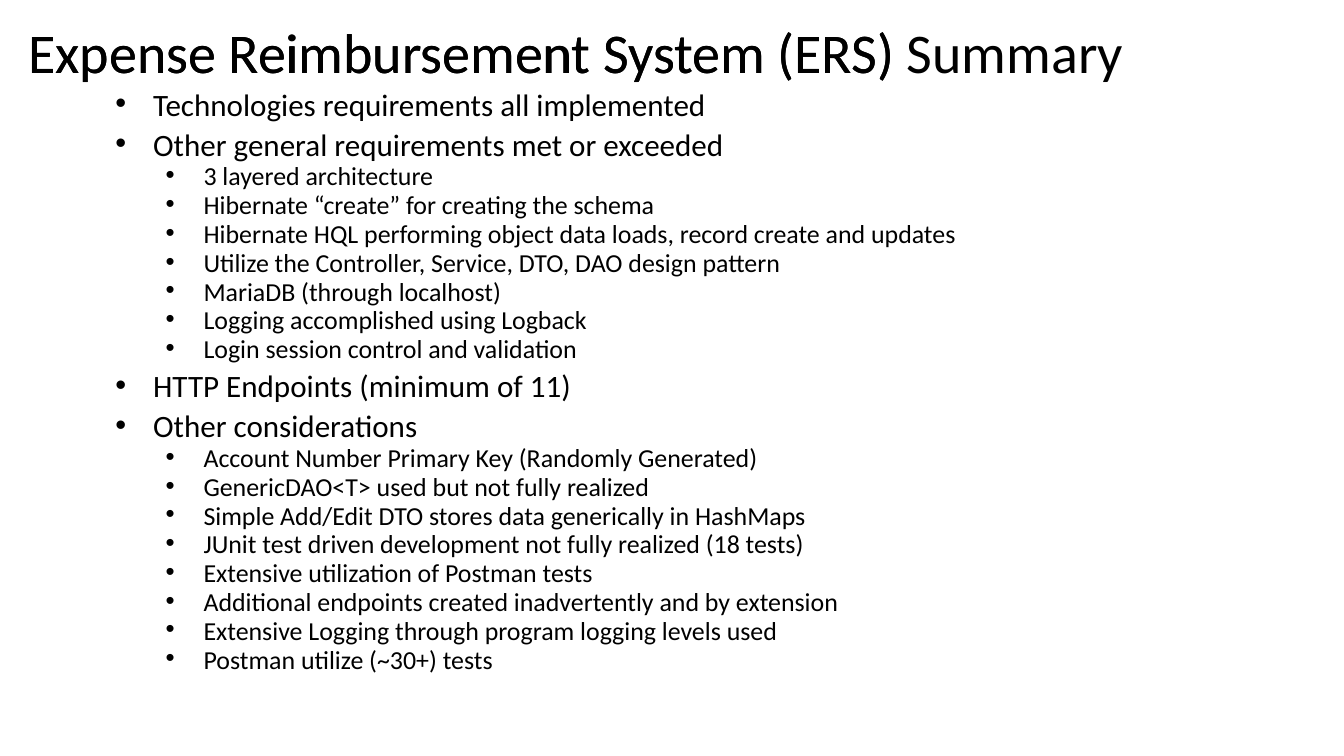
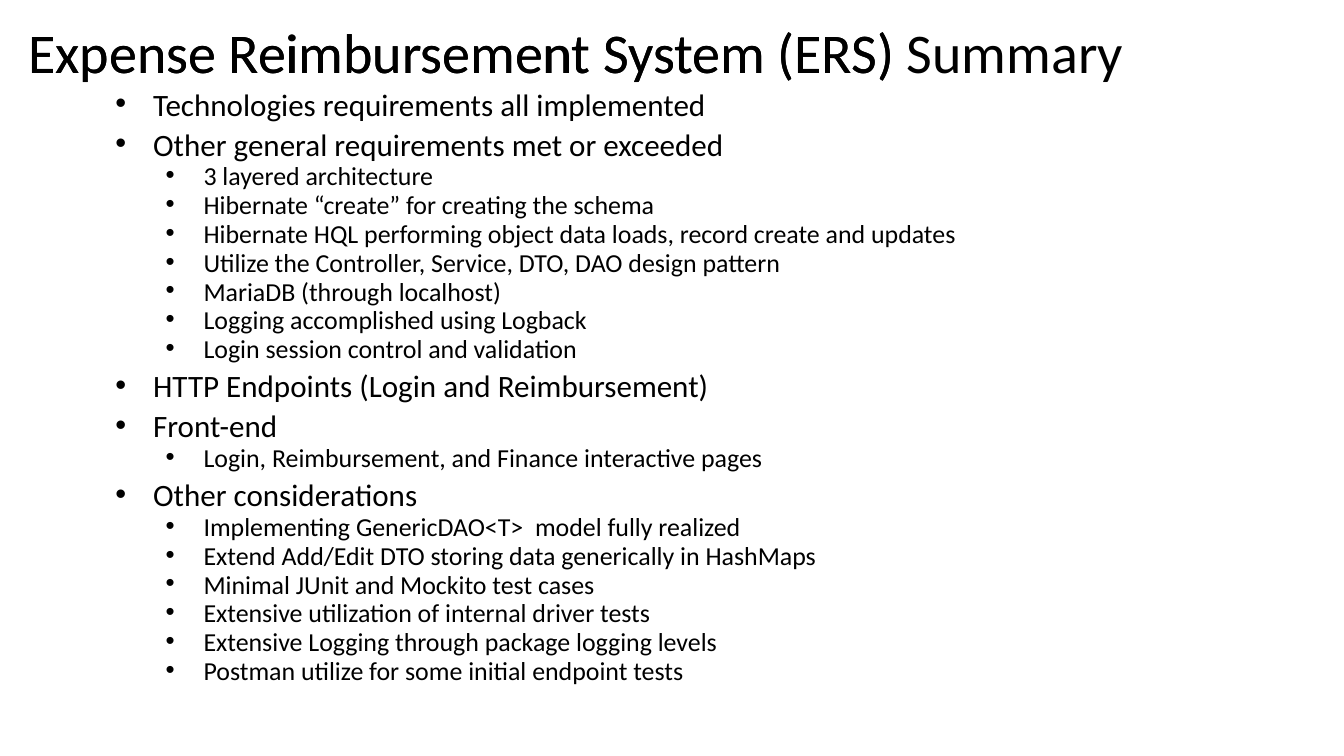
Before and after one commit to tlw8253/Expense-Reimbursement-System, a slide deck: slide 5 of docs/ERS.pptx. Drawn at 1344x756 pixels with LibreOffice and Linux fonts; fonts in the diff are those of the drawing. Boxes give left, top, right and bottom in pixels: in the first picture for what was removed or moved away, otherwise in the second. Text is boxed around its words. In the diff, an @@ line names an element or a change of style, - is before the commit and + after.

```diff
--- a/docs/ERS.pptx
+++ b/docs/ERS.pptx
@@ subtitle at box(153, 374, 762, 472): text changed; size 22.2 to 18.5 pt @@
-• HTTP Endpoints (minimum of 11)
+• HTTP Endpoints (Login and Reimbursement)
+• Front-end
+  • Login, Reimbursement, and Finance interactive pages
@@ subtitle at box(204, 518, 816, 685): text changed @@
-  • Account Number Primary Key (Randomly Generated)
-  • GenericDAO<T> used but not fully realized
-  • Simple Add/Edit DTO stores data generically in HashMaps
-  • JUnit test driven development not fully realized (18 tests)
-  • Extensive utilization of Postman tests
-  • Additional endpoints created inadvertently and by extension
-  • Extensive Logging through program logging levels used
-  • Postman utilize (~30+) tests
+  • Implementing GenericDAO<T> model fully realized
+  • Extend Add/Edit DTO storing data generically in HashMaps
+  • Minimal JUnit and Mockito test cases
+  • Extensive utilization of internal driver tests
+  • Extensive Logging through package logging levels
+  • Postman utilize for some initial endpoint tests
```
Also in this commit, not shown: 3 other slides changed, 12 other files.
